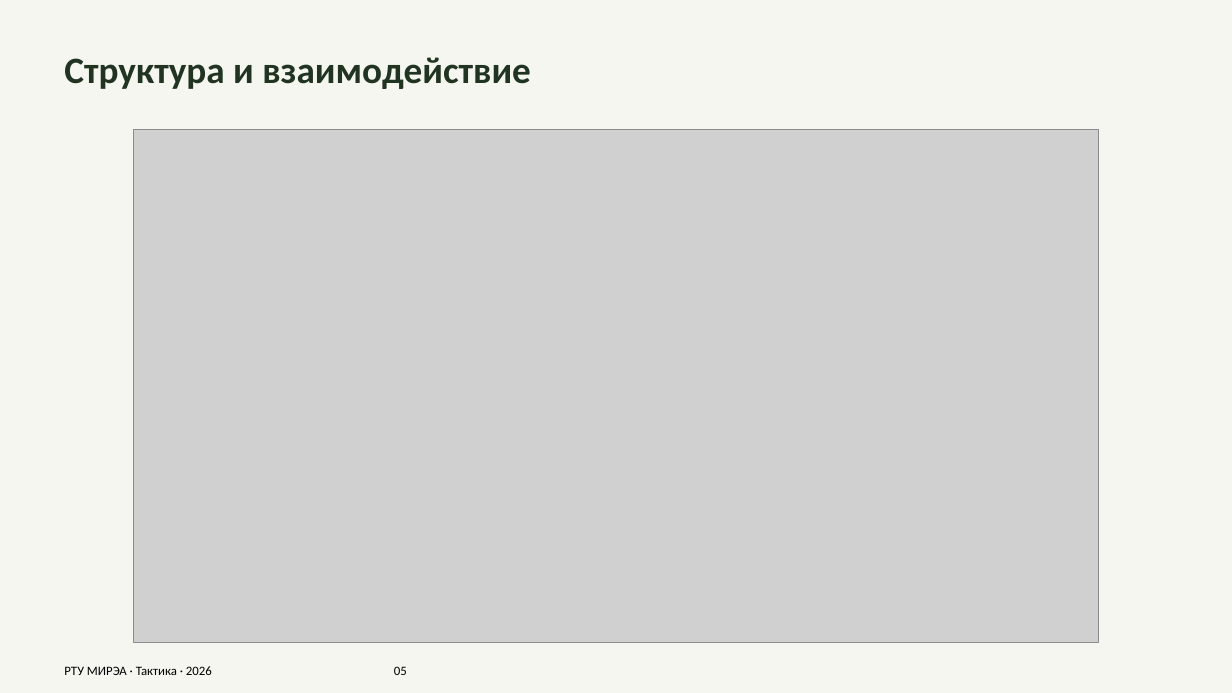
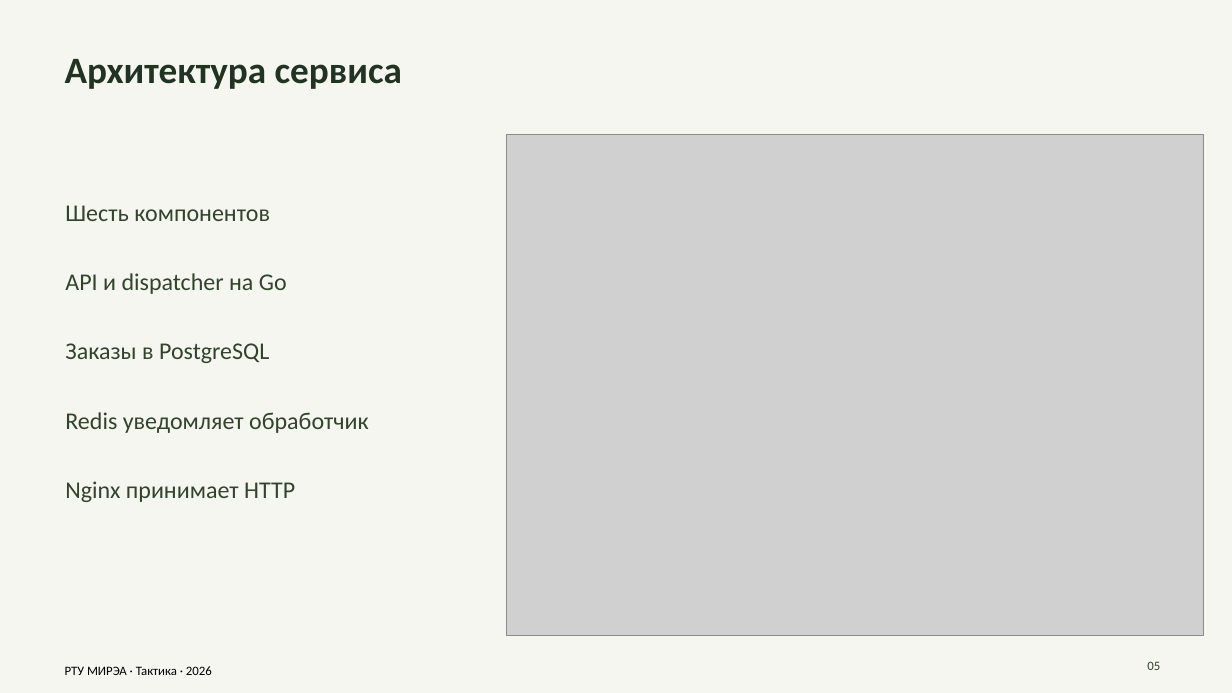
Before and after one commit to Alexey-UI/taxi-dispatch-coursework, a slide deck: slide 5 of report/output/Презентация_Тактика.pptx. Drawn at 1232x693 pixels with LibreOffice and Linux fonts; fonts in the diff are those of the drawing; grey boxes stand for pictures. Boxes give left, top, right and bottom in pixels: in the first picture for what was removed or moved away, otherwise in the second. Text is boxed around its words. In the diff, an @@ line names an element or a change of style, - is before the commit and + after.

```diff
--- a/report/output/Презентация_Тактика.pptx
+++ b/report/output/Презентация_Тактика.pptx
@@ text at [65, 59, 402, 89]: text changed @@
-Структура и взаимодействие
+Архитектура сервиса
@@ picture: place and size @@
-picture at [133, 129, 1099, 642]
+picture at [506, 135, 1203, 636]
@@ text added at [65, 205, 270, 221], 18.8 pt, text #33442D @@
+Шесть компонентов
@@ text added at [65, 273, 287, 294], 18.8 pt, text #33442D @@
+API и dispatcher на Go
@@ text added at [65, 343, 269, 363], 18.8 pt, text #33442D @@
+Заказы в PostgreSQL
@@ text added at [65, 412, 368, 433], 18.8 pt, text #33442D @@
+Redis уведомляет обработчик
@@ text added at [65, 481, 295, 502], 18.8 pt, text #33442D @@
+Nginx принимает HTTP
@@ text at [65, 666, 212, 675]: text changed @@
-РТУ МИРЭА · Тактика · 2026 05
+РТУ МИРЭА · Тактика · 2026
@@ text added at [1147, 661, 1160, 670], 10 pt, text #33442D @@
+05
```
Also in this commit, not shown: 1 other slide changed, 7 slides added, 7 slides removed, 5 other files.
